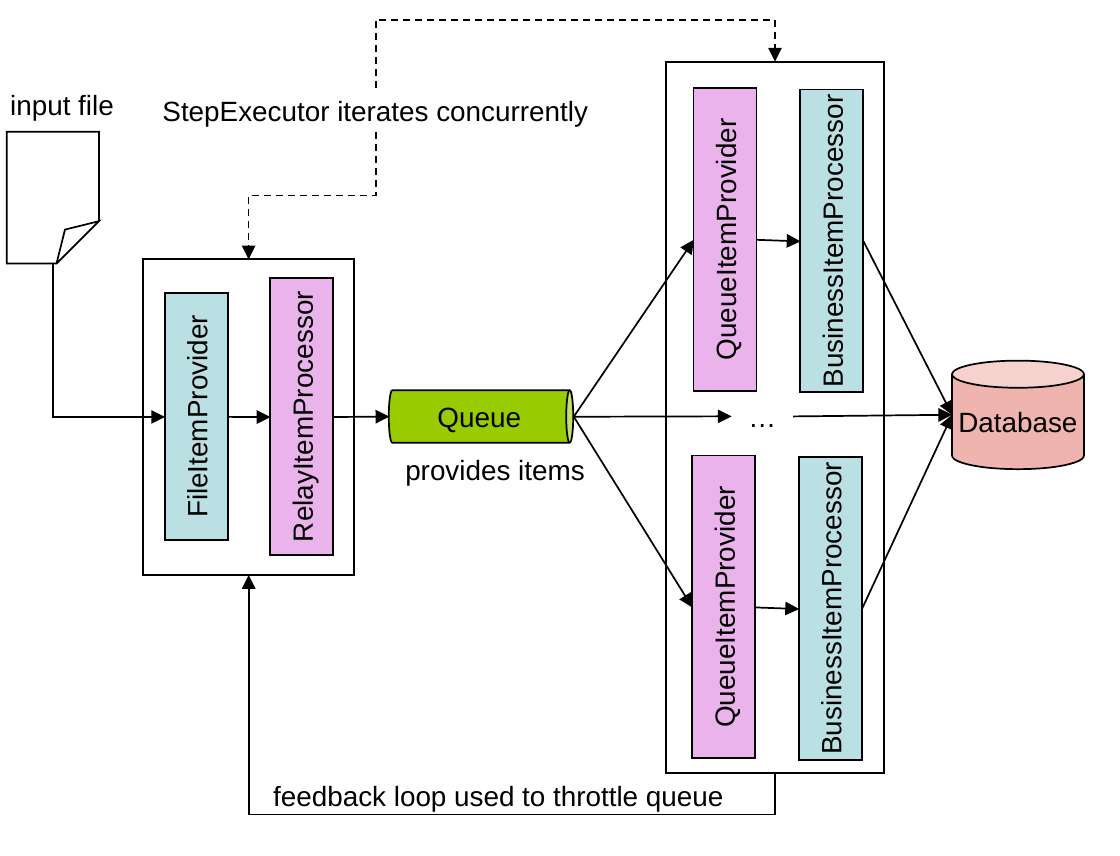
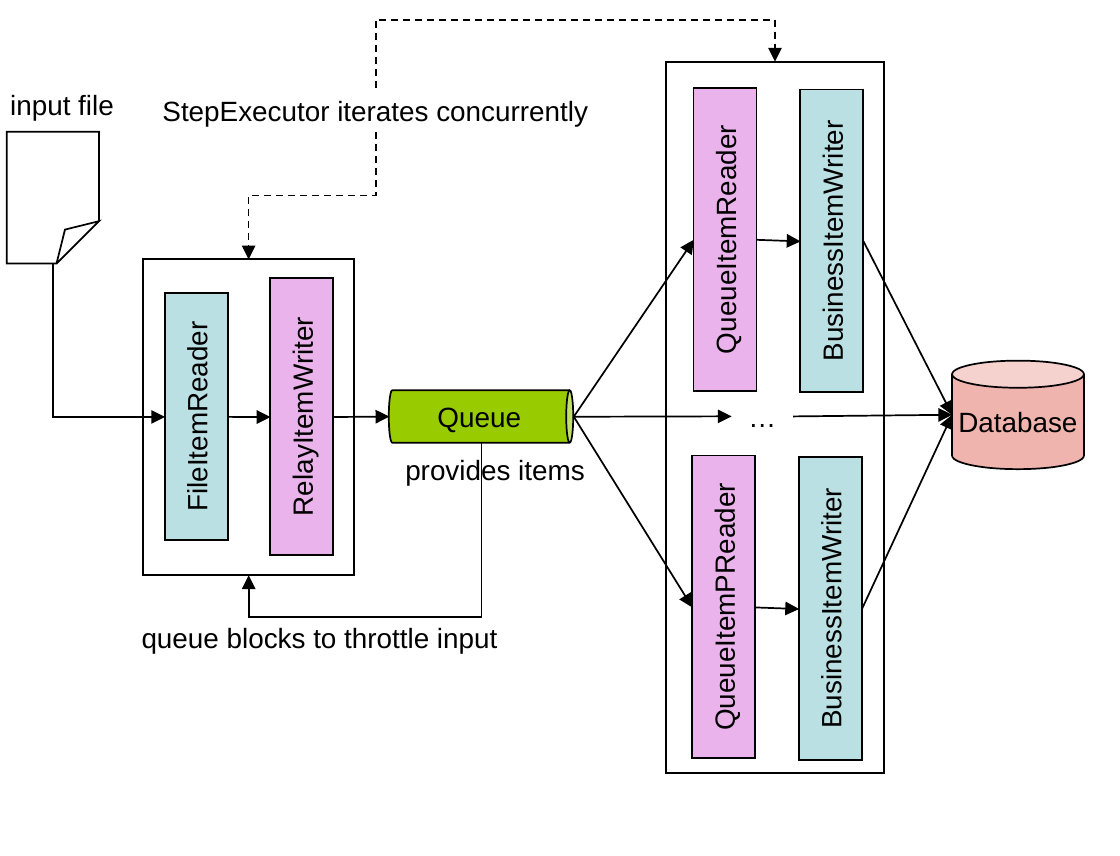
Before and after one commit to spring-projects/spring-batch, a slide deck: slide 2 of src/site/ppt/Figures.ppt. Drawn at 1120x856 pixels with LibreOffice and Linux fonts; fonts in the diff are those of the drawing. Boxes give left, top, right and bottom in pixels: in the first picture for what was removed or moved away, otherwise in the second. Text is boxed around its words. In the diff, an @@ line names an element or a change of style, - is before the commit and + after.

```diff
--- a/src/site/ppt/Figures.ppt
+++ b/src/site/ppt/Figures.ppt
@@ text in rectangle at bbox=[711, 147, 742, 347]: text changed @@
-QueueItemProvider
+QueueItemReader
@@ text in rectangle at bbox=[818, 144, 849, 353]: text changed @@
-BusinessItemProcessor
+BusinessItemWriter
@@ text in rectangle at bbox=[182, 340, 213, 505]: text changed @@
-FileItemProvider
+FileItemReader
@@ text in rectangle at bbox=[288, 336, 319, 510]: text changed @@
-RelayItemProcessor
+RelayItemWriter
@@ elbow arrow moved from (775, 773) - (249, 576) to (482, 444) - (249, 576) @@
@@ text in rectangle at bbox=[710, 509, 741, 723]: text changed @@
-QueueItemProvider
+QueueItemPReader
@@ text in rectangle at bbox=[816, 512, 847, 721]: text changed @@
-BusinessItemProcessor
+BusinessItemWriter
@@ text at bbox=[142, 627, 497, 654]: text changed @@
-feedback loop used to throttle queue
+queue blocks to throttle input
```
Also in this commit, not shown: 2 other slides changed.
